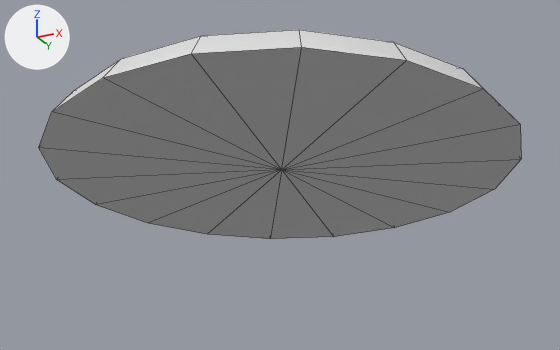
Renders of the FBX model Assets/3D Models/Modular 3D Assets/CircularSand.fbx from each side of a commit.
One viewpoint serves both versions: a 50 mm camera at (5.51, -11.07, -5.08) aimed at (0.02, -0.1, -0.14). Every picture has the same lights, and +X, +Y and +Z are marked at upper left. Mesh edges are drawn as thin lines. Where no turn or scale is listed for an object, it has been applied to the vertices.

In view in the first picture: 'Sandx4'.
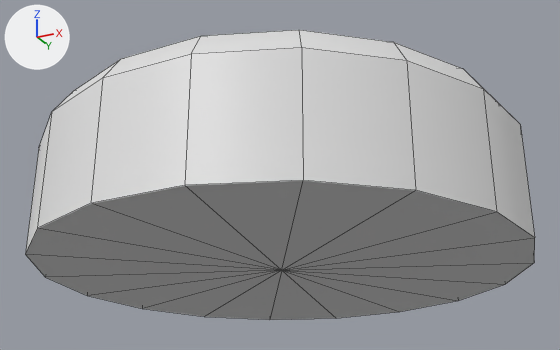
The newer file is also turned or shifted as a whole; pictures and numbers use the older file's frame.

The change, as a diff of the scene's bpy script:
```diff
--- a/Assets/3D Models/Modular 3D Assets/CircularSand.fbx.py
+++ b/Assets/3D Models/Modular 3D Assets/CircularSand.fbx.py
@@ me_mesh @@
 # used by ob_sandx4; location = (0.0, 0.0, 0.0)
-me_mesh.from_pydata(...)  # 74 vertices, 90 faces; spans x -4.01..4.01, y -3.95..3.95, z 0.0..1.0
+me_mesh.from_pydata(...)  # 92 vertices, 108 faces; spans x -4.01..4.01, y -3.95..3.95, z -1.78..1.0
+# me_mesh part 1
+# 1 vertex is removed from x 0.0, y 0.0, z 0.0
+# 18 faces are deleted
+# 1 vertex is added at (0.0, 0.0, -1.78)
+# 18 new vertices lie (0.0, 0.0, -1.78) away from vertices in x -4.01..4.01, y -3.95..3.95, z 0.0
+# 36 new faces join them
```

Pixel boxes (x1, y1, x2, y2) of what changed, in the pictures (560 x 350 px):
'Sandx4', reshaped (39% taller): before (39, 30, 521, 239); after (25, 30, 535, 320)
part 1 of me_mesh, built on: before (39, 47, 521, 239); after (25, 47, 535, 320)
